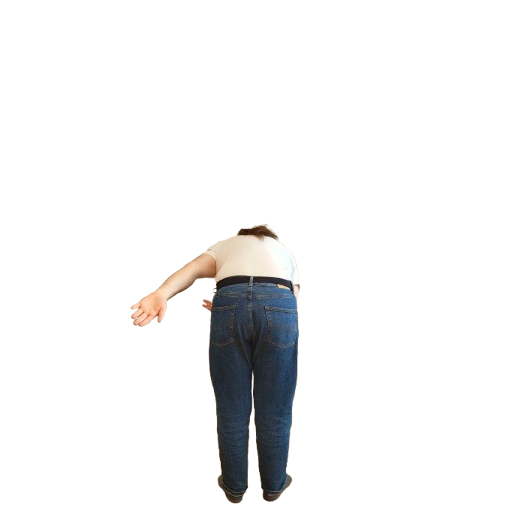
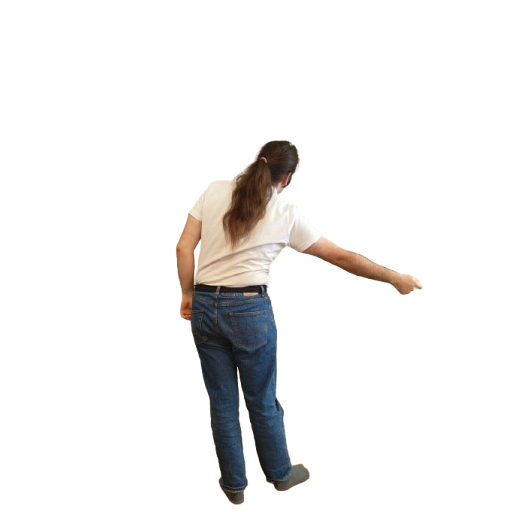
Layer changes from the first 512×512 image to the second:
hid "bow" over [130, 140, 384, 505]
added layer "placed_hat" above "place_hat Merged" over [130, 140, 424, 505]
